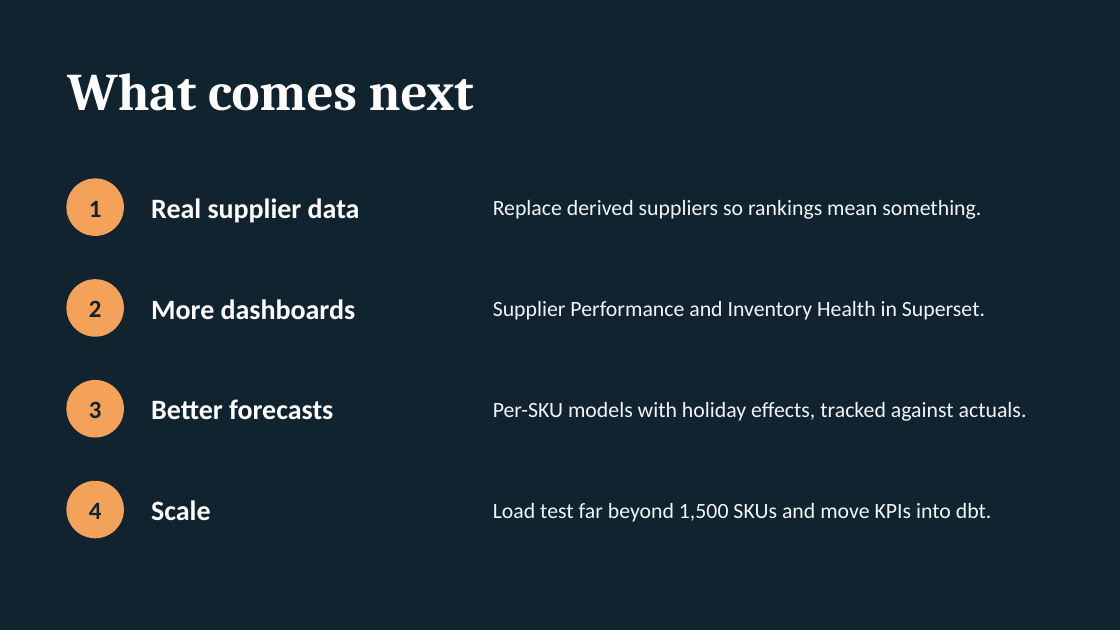
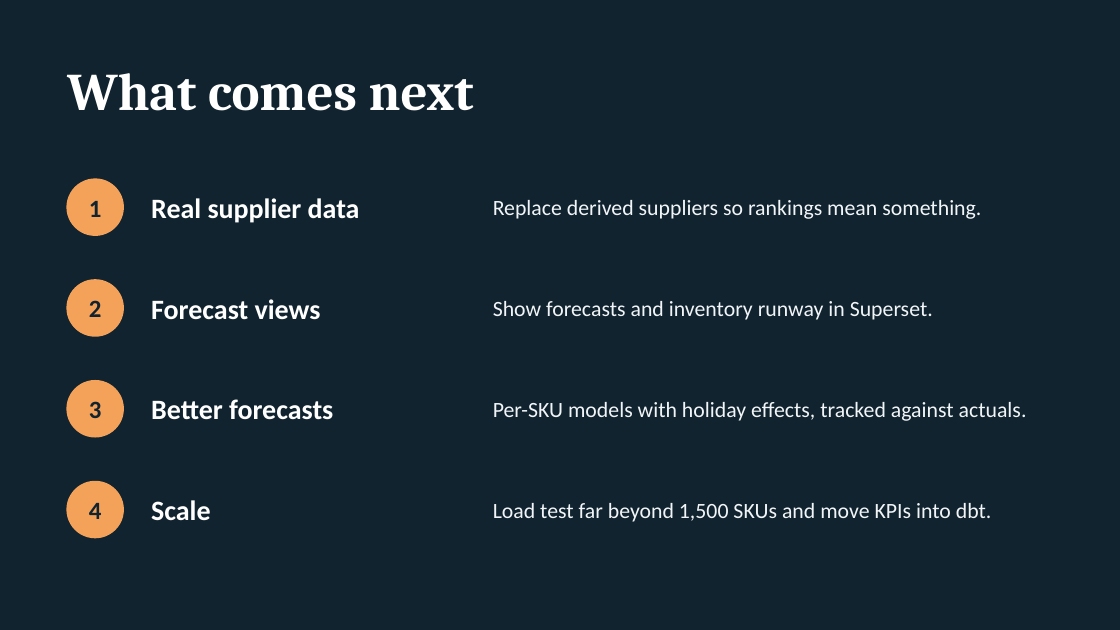
Before and after one commit to M-Amrit/retail-supply-chain-control-tower, a slide deck: slide 10 of docs/presentation/Retail & Supply Chain Control Tower.pptx. Drawn at 1120x630 pixels with LibreOffice and Linux fonts; fonts in the diff are those of the drawing. Boxes give left, top, right and bottom in pixels: in the first picture for what was removed or moved away, otherwise in the second. Text is boxed around its words. In the diff, an @@ line names an element or a change of style, - is before the commit and + after.

Commit message:
fix(views): Inventory Health per product; add dashboard screenshots

```diff
--- a/docs/presentation/Retail & Supply Chain Control Tower.pptx
+++ b/docs/presentation/Retail & Supply Chain Control Tower.pptx
@@ text at (151,299,321,320): text changed @@
-More dashboards
+Forecast views
@@ text at (493,301,933,320): text changed @@
-Supplier Performance and Inventory Health in Superset.
+Show forecasts and inventory runway in Superset.
```
Also in this commit, not shown: 5 other files.
